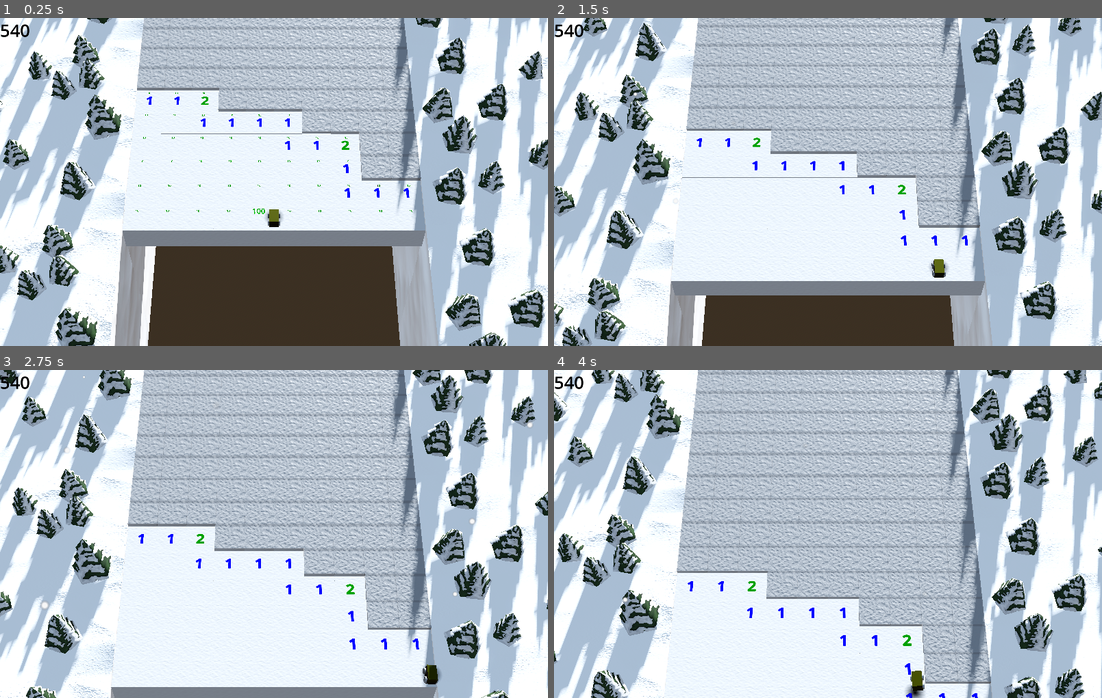
Above: before the commit, frames 1-4 (two rows, left to right).
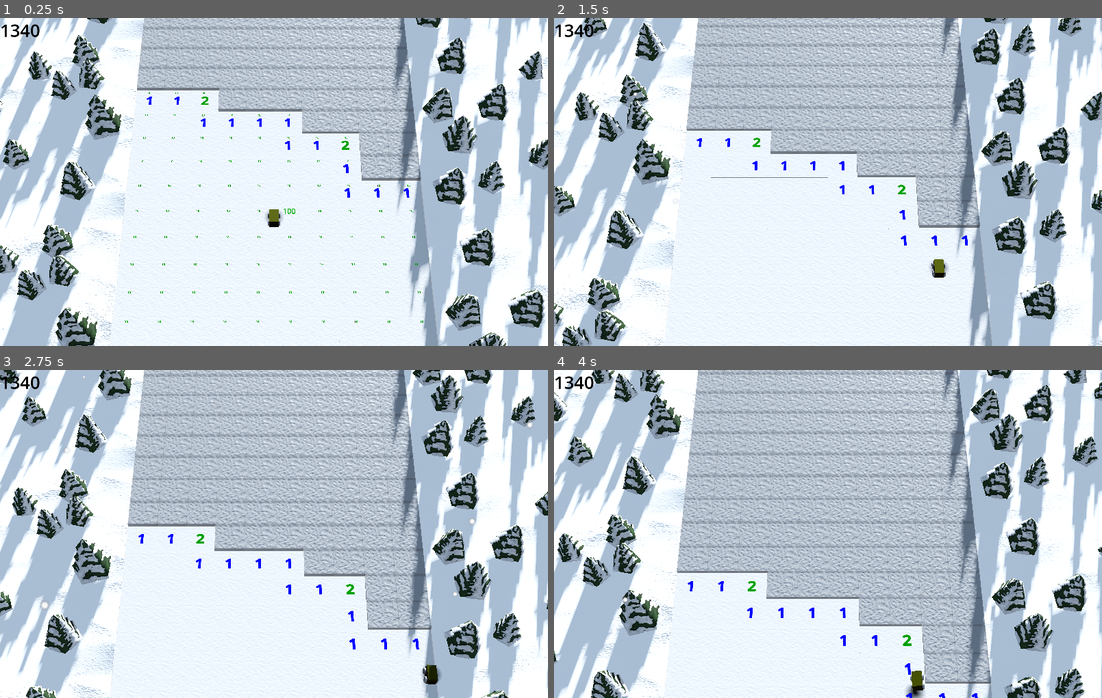
Above: after the commit, the same moments.

Repository: Blubtastic/minesweeper_2
Game: Godot game, scene res://Main.tscn
The game is run twice, just before and just after one commit, with the same random seed, the same clock (stepped at 60 frames per second) and the same inputs.
Inputs (mouse positions are in pixels of both pictures, inside the frame that each line leads up to):
- Up to frame 1 (0.25 s): no input
- Up to frame 2 (1.5 s): tap Enter (ui_accept) at 0.5, 0.77 s; move the mouse to (948, 165) at 0.52 s; hold Right (ui_right) 0.53-1.25 s; tap O at 0.6 s; click (948, 165) at 0.67 s; drag from (718, 198) to (800, 247) at 1.27 s
- Up to frame 3 (2.75 s): move the mouse to (328, 461) at 2.02 s; hold Right (ui_right) from 2.03 s (still down); tap Shift at 2.1 s
- Up to frame 4 (4 s): release Right (ui_right) at 2.75 s; drag from (800, 599) to (663, 484) at 2.77 s; move the mouse to (992, 583) at 3.52 s; hold Left (ui_left) from 3.53 s (still down); tap O at 3.6 s; tap Enter (ui_accept) at 3.77 s

The runs differ from the first frame. In frame 1, 20% of the frame differs, in the area x 0-80%, y 1-100%; in frame 2, 11%; in frame 3, 2.1%; in frame 4, 0.2%.

Commit message:
fix: starting ground beneath player

Diff:
--- a/Main.tscn
+++ b/Main.tscn
@@ -72,6 +72,10 @@
 [node name="CubeChunk" parent="InitialChunks" instance=ExtResource("5_2r6wr")]
 transform = Transform3D(1, 0, 0, 0, 1, 0, 0, 0, 1, -4.5, 0, -9.35)
 
+[node name="CubeChunk2" parent="InitialChunks" instance=ExtResource("5_2r6wr")]
+transform = Transform3D(1, 0, 0, 0, 1, 0, 0, 0, 1, -4.5, 0, -1.35)
+NUMBER_OF_MINES = 0
+
 [node name="ForestChunkLeft" parent="InitialChunks" instance=ExtResource("7_m1pw8")]
 transform = Transform3D(1, 0, 0, 0, 1, 0, 0, 0, 1, -9, 0.5, -6)
 
--- a/cube_chunk.gd
+++ b/cube_chunk.gd
@@ -3,7 +3,7 @@
 const CubeScene := preload("res://shared/cube/Cube.tscn")
 const GRID_HEIGHT := 6
 const GRID_WIDTH := 10
-const NUMBER_OF_MINES := 6
+@export var NUMBER_OF_MINES: int = 6
 const CUBE_DISTANCE := 1.0
 var game_started: bool = false
 var cubes = []
